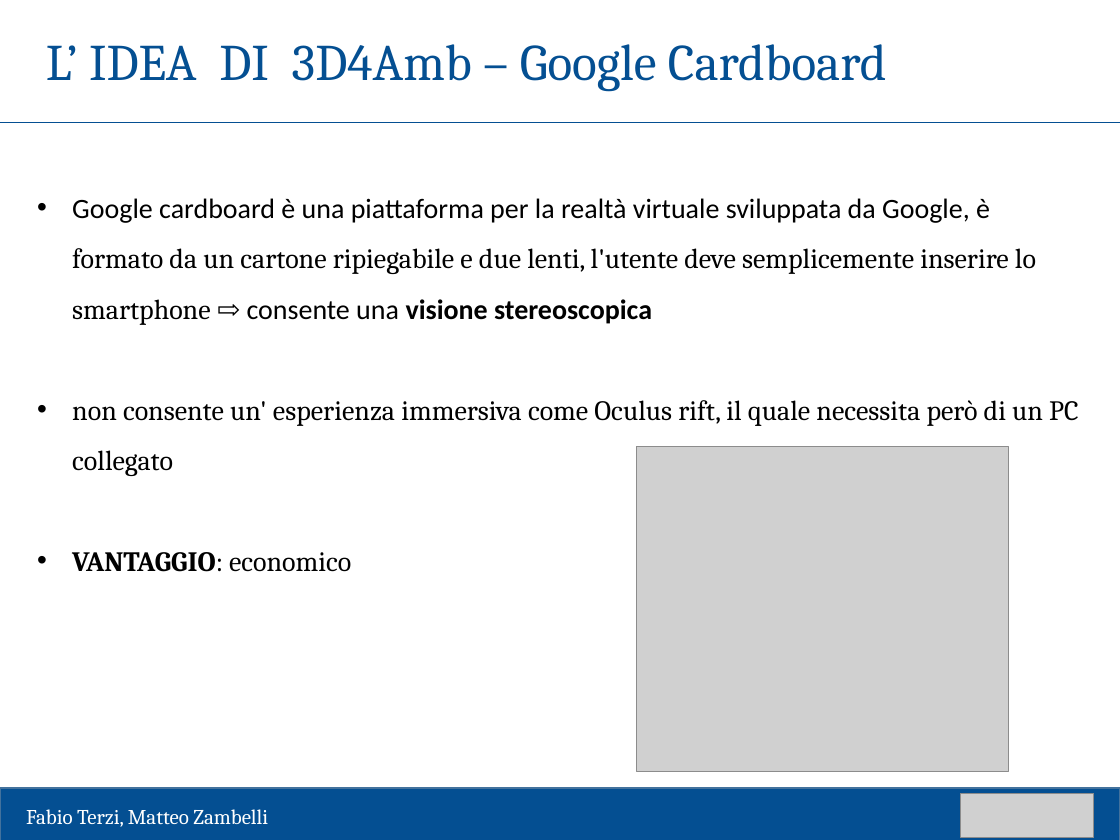
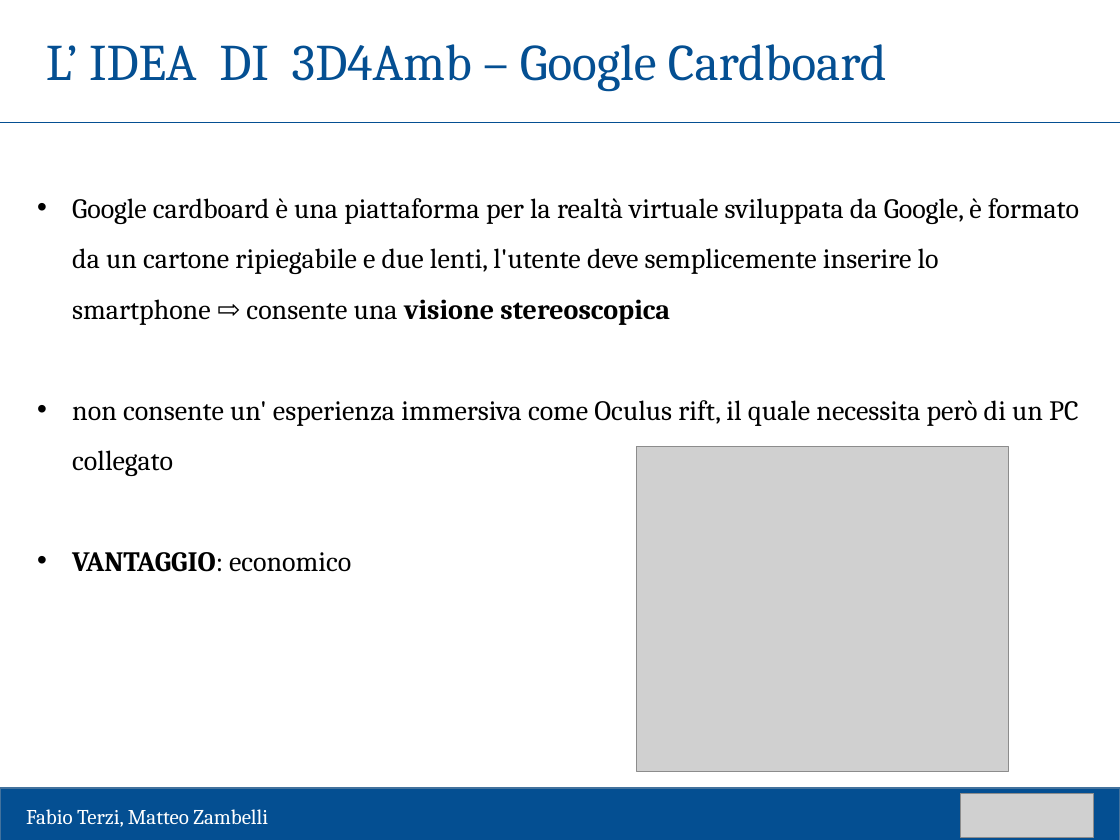
Before and after one commit to matteozambelli/CardboardApp, a slide deck: slide 8 of tesi/presentazione/template laurea-43.pptx. Drawn at 1120x840 pixels with LibreOffice and Linux fonts; fonts in the diff are those of the drawing; grey boxes stand for pictures. Boxes give left, top, right and bottom in pixels: in the first picture for what was removed or moved away, otherwise in the second. Text is boxed around its words. In the diff, an @@ line names an element or a change of style, - is before the commit and + after.

```diff
--- a/tesi/presentazione/template laurea-43.pptx
+++ b/tesi/presentazione/template laurea-43.pptx
@@ text at [72,198,1079,325]: font Calibri to Cambria in "Google cardboard è una piattaforma per la ..." @@
```
Also in this commit, not shown: 3 other slides changed.
